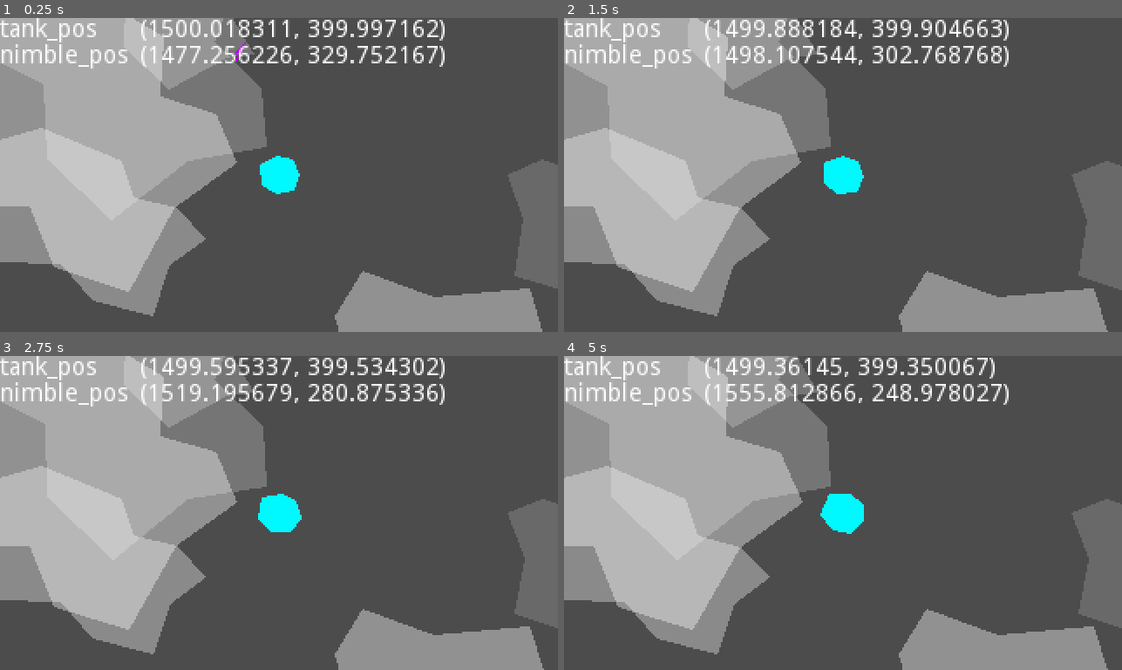
Above: before the commit, frames 1-4 (two rows, left to right).
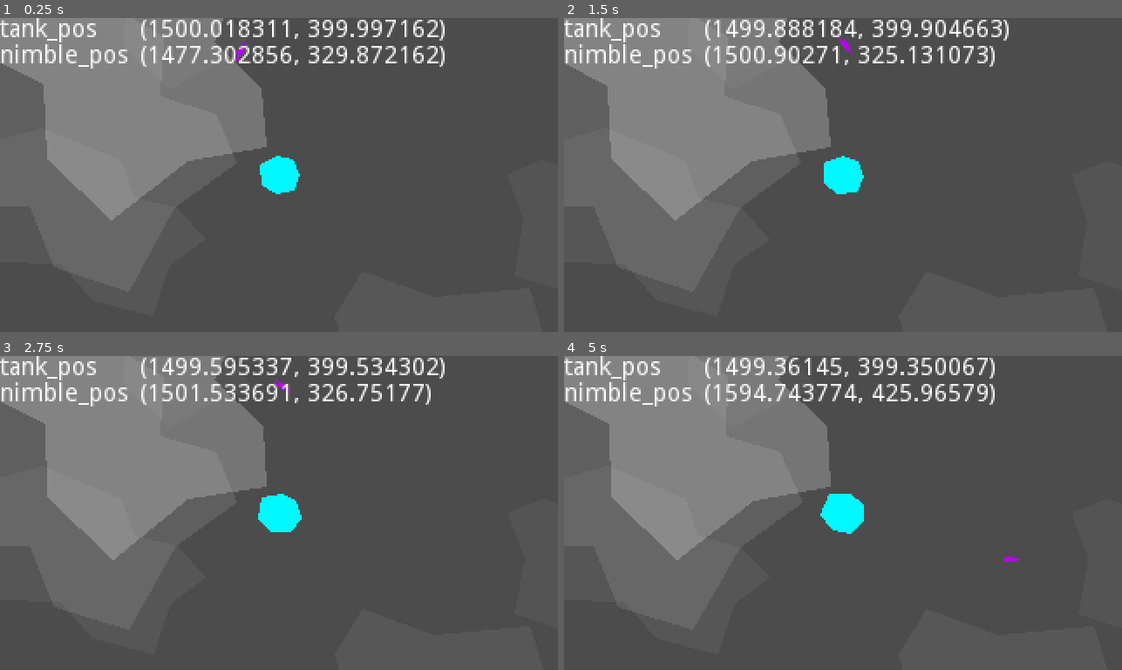
Above: after the commit, the same moments.

Repository: weresharks/krak-jam-2022
Game: Godot game, scene res://Main.tscn
Two runs of this game, one before a commit and one after it. Both use one fixed random seed, a clock stepped at 60 frames per second and the inputs below.
Inputs:
- Up to frame 1 (0.25 s): no input
- Up to frame 2 (1.5 s): hold D (nimble_right, bound only after the commit) 0.53-1.28 s; hold S (nimble_back, bound only after the commit) from 1.28 s (still down)
- Up to frame 3 (2.75 s): release S (nimble_back, bound only after the commit) at 2.03 s; hold D (nimble_right, bound only after the commit) from 2.03 s (still down)
- Up to frame 4 (5 s): release D (nimble_right, bound only after the commit) at 2.78 s; hold W (nimble_forward, bound only after the commit) 2.78-3.53 s; hold A (nimble_left, bound only after the commit) from 3.53 s (still down)

The runs differ from the first frame. In frame 1, 35% of the frame differs, in the area x 0-98%, y 0-100%; in frame 2, 36%; in frame 3, 36%; in frame 4, 36%.

Commit message:
add Nimble's movement

Diff:
--- a/game/Nimble.gd
+++ b/game/Nimble.gd
@@ -2,11 +2,13 @@
 
 
 var tank_pos: Vector2
-export var max_speed: float = 100
+export var max_speed: float = 70
 export var min_speed: float = 5
 export var start_speed: float = 30
-export var gravity_base: float = 500
+export var gravity_base: float = 800
 export var min_gravity_distance: float = 20*20
+export var acceleration_impulse: float = 10
+export var turning_impulse: float = 1
 
 var velocity: Vector2
 
@@ -25,16 +27,39 @@
 
 # Called every frame. 'delta' is the elapsed time since the previous frame.
 func _process(delta):
-	position += velocity * delta
 	var tank_dist2 = position.distance_squared_to(tank_pos)
 	var gravity_impulse: float = 0
 	if tank_dist2 > min_gravity_distance:
 		gravity_impulse = gravity_base / tank_dist2
 	var gravity = position.direction_to(tank_pos) * gravity_impulse
 
-	velocity += gravity
+	var acceleration = Vector2.ZERO
 
-	if velocity.length() > max_speed:
+
+	var accelleration_map: Dictionary = calc_acceleration_map(velocity)
+
+	for key in accelleration_map.keys():
+		if Input.is_action_pressed(key):
+			acceleration += accelleration_map[key]
+
+	velocity += gravity + acceleration
+
+	var vlen: float = velocity.length()
+
+	if vlen > max_speed:
 		velocity = velocity.normalized() * max_speed
+	elif vlen < min_speed:
+		velocity = Vector2(0, -1).rotated(rotation) * min_speed
 
+	position += velocity * delta
 	rotation = Vector2(0, -1).angle_to(velocity)
+
+func calc_acceleration_map(v: Vector2) -> Dictionary:
+	var half_pi: float = PI / 2
+	v = v.normalized()
+	return {
+		"nimble_left": v.rotated(- half_pi) * turning_impulse,
+		"nimble_right": v.rotated(+ half_pi) * turning_impulse,
+		"nimble_forward": v * acceleration_impulse,
+		"nimble_back": v * (- acceleration_impulse),
+	}
--- a/game/ParallaxBackground.tscn
+++ b/game/ParallaxBackground.tscn
@@ -88,6 +88,7 @@
 polygon = PoolVector2Array( -19, -39, 7, -30, 41, -33, 49, -7, 36, 12, 54, 37, 34, 42, -3, 70, -39, 43, -41, 7, -23, -4, -29, -23 )
 
 [node name="ParallaxLayer2" type="ParallaxLayer" parent="."]
+modulate = Color( 1, 1, 1, 0.270588 )
 motion_scale = Vector2( 0.5, 0.5 )
 motion_mirroring = Vector2( 1000, 750 )
 
@@ -174,6 +175,7 @@
 polygon = PoolVector2Array( -19, -39, 7, -30, 41, -33, 49, -7, 36, 12, 54, 37, 34, 42, -3, 70, -39, 43, -41, 7, -23, -4, -29, -23 )
 
 [node name="ParallaxLayer3" type="ParallaxLayer" parent="."]
+modulate = Color( 1, 1, 1, 0.160784 )
 motion_scale = Vector2( 0.1, 0.1 )
 motion_mirroring = Vector2( 900, 700 )
 
--- a/game/Tank.gd
+++ b/game/Tank.gd
@@ -21,8 +21,8 @@
 
 var acceleration_map: Dictionary
 
-func init_acceleration_map():
-	acceleration_map = {
+func get_acceleration_map() -> Dictionary:
+	return {
 		"tank_left": Vector2(-acceleration_impulse, 0),
 		"tank_right": Vector2(acceleration_impulse, 0),
 		"tank_up": Vector2(0, -acceleration_impulse),
@@ -35,7 +35,7 @@
 
 # Called when the node enters the scene tree for the first time.
 func _ready():
-	init_acceleration_map()
+	acceleration_map = get_acceleration_map()
 	base_scale = scale
 
 # Called every frame. 'delta' is the elapsed time since the previous frame.
--- a/game/project.godot
+++ b/game/project.godot
@@ -73,6 +73,26 @@
 "events": [ Object(InputEventKey,"resource_local_to_scene":false,"resource_name":"","device":0,"alt":false,"shift":false,"control":false,"meta":false,"command":false,"pressed":false,"scancode":16777231,"physical_scancode":0,"unicode":0,"echo":false,"script":null)
  ]
 }
+nimble_forward={
+"deadzone": 0.5,
+"events": [ Object(InputEventKey,"resource_local_to_scene":false,"resource_name":"","device":0,"alt":false,"shift":false,"control":false,"meta":false,"command":false,"pressed":false,"scancode":87,"physical_scancode":0,"unicode":0,"echo":false,"script":null)
+ ]
+}
+nimble_back={
+"deadzone": 0.5,
+"events": [ Object(InputEventKey,"resource_local_to_scene":false,"resource_name":"","device":0,"alt":false,"shift":false,"control":false,"meta":false,"command":false,"pressed":false,"scancode":83,"physical_scancode":0,"unicode":0,"echo":false,"script":null)
+ ]
+}
+nimble_left={
+"deadzone": 0.5,
+"events": [ Object(InputEventKey,"resource_local_to_scene":false,"resource_name":"","device":0,"alt":false,"shift":false,"control":false,"meta":false,"command":false,"pressed":false,"scancode":65,"physical_scancode":0,"unicode":0,"echo":false,"script":null)
+ ]
+}
+nimble_right={
+"deadzone": 0.5,
+"events": [ Object(InputEventKey,"resource_local_to_scene":false,"resource_name":"","device":0,"alt":false,"shift":false,"control":false,"meta":false,"command":false,"pressed":false,"scancode":68,"physical_scancode":0,"unicode":0,"echo":false,"script":null)
+ ]
+}
 
 [physics]
 
